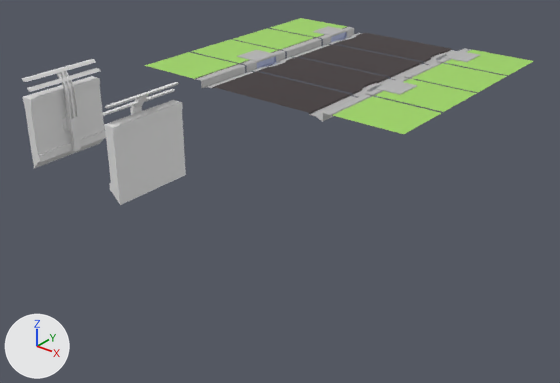
A saved change to the Blender file GGJ2026/Assets/Import/Jay/3D_Model_World/Environment_Blocking.blend.
The view is the same before and after, from a camera (50 mm lens) standing at (27.3, -21.2, 15.0) and looking at (0.4, 12.5, -5.9). The lights are fixed; the arrows at lower left show +X, +Y and +Z. The first picture is the older version.
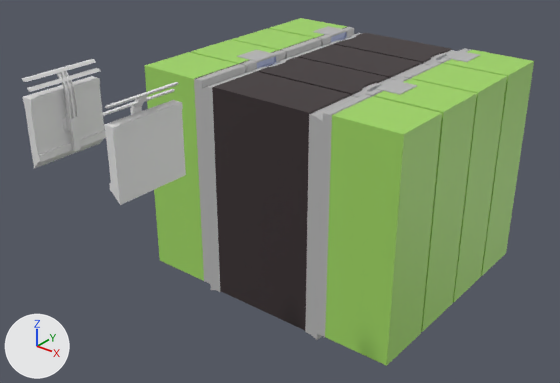
The edits, one by one:
me_plane_003 is used by ob_plane; location (0.0, 13.0, 0.3).
me_plane_003 had 95 vertices, 60 faces, 2 loose edges and spanned x -9.5..9.5, y -2.0..2.0, z -0.2..0.3.
me_plane_003 now has 190 vertices, 186 faces and spans x -9.5..9.5, y -2.0..2.0, z -14.6..0.3.
Part 1, on me_plane_003:
2 loose edges are deleted.
8 vertices are added at x -3.6..3.6, y -2.0..2.0, z -14.4..-11.3.
60 new vertices lie (0.0, 0.0, -14.4) away from vertices in x -9.5..9.5, y -2.0..2.0, z -0.2..0.3.
27 new vertices lie (0.0, 2.0, 0.0) away from vertices in x -5.1..5.1, y -2.0, z -14.6..-14.1.
72 new faces join them, mat_gutter (grey #b8b8b8).
12 new faces join them, mat_sidewalk (green #a2d964).
42 new faces join them, mat_road (dark grey #372d2f).
me_plane_004 is used by ob_plane_001; location (0.0, 17.16, 0.3).
me_plane_004 had 257 vertices, 220 faces, 2 loose edges and spanned x -9.5..9.5, y -2.0..2.0, z -0.2..0.4.
me_plane_004 now has 514 vertices, 514 faces and spans x -9.5..9.5, y -2.0..2.0, z -14.6..0.4.
me_plane_004 part 2: 257 vertices added at x -9.5..9.5, y -2.0..2.0, z -14.6..-11.3.
me_plane_005 is used by ob_plane_002; location (0.0, 21.33, 0.3).
me_plane_005 had 95 vertices, 60 faces, 2 loose edges and spanned x -9.5..9.5, y -2.0..2.0, z -0.2..0.3.
me_plane_005 now has 190 vertices, 186 faces and spans x -9.5..9.5, y -2.0..2.0, z -14.6..0.3.
Part 3, on me_plane_005:
2 loose edges are deleted.
8 vertices are added at x -3.6..3.6, y -2.0..2.0, z -14.4..-11.3.
60 new vertices lie (0.0, 0.0, -14.4) away from vertices in x -9.5..9.5, y -2.0..2.0, z -0.2..0.3.
27 new vertices lie (0.0, 2.0, 0.0) away from vertices in x -5.1..5.1, y -2.0, z -14.6..-14.1.
72 new faces join them, mat_gutter (grey #b8b8b8).
12 new faces join them, mat_sidewalk (green #a2d964).
42 new faces join them, mat_road (dark grey #372d2f).
me_plane_006 is used by ob_plane_003; location (0.0, 25.51, 0.3).
me_plane_006 had 257 vertices, 220 faces, 2 loose edges and spanned x -9.5..9.5, y -2.0..2.0, z -0.2..0.4.
me_plane_006 now has 514 vertices, 514 faces and spans x -9.5..9.5, y -2.0..2.0, z -14.6..0.4.
me_plane_006 part 4: 257 vertices added at x -9.5..9.5, y -2.0..2.0, z -14.6..-11.3.

Boxes [x1, y1, x2, y2] around the edits, measured in the pictures (560 x 383 px):
'Plane', reshaped (280% taller): before [145, 52, 441, 134]; after [144, 52, 442, 366]
'Plane.001', reshaped (301% taller): before [191, 40, 476, 112]; after [191, 40, 477, 332]
'Plane.002', reshaped (318% taller): before [233, 28, 507, 93]; after [232, 28, 507, 303]
'Plane.003', reshaped (339% taller): before [270, 18, 533, 76]; after [269, 18, 534, 276]
part 1 of me_plane_003, built on: after [144, 66, 442, 366]
part 2 of me_plane_004, added (mostly hidden): after [191, 52, 477, 332]
part 3 of me_plane_005, built on: after [232, 39, 507, 303]
part 4 of me_plane_006, added (mostly hidden): after [269, 28, 534, 276]
